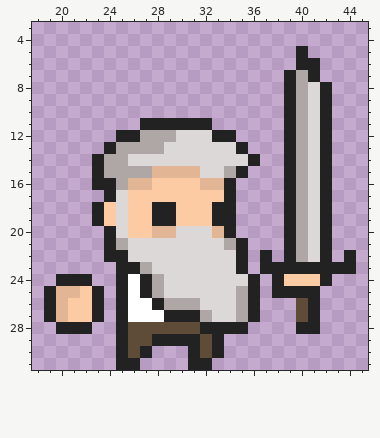
Pixel-art sprite, stored at assets/player/player_dash_anim_f1.png. The first picture shows the starting point.
The file is 64x32 pixels. Colours within 5 levels of each other are drawn and written as one. Shown: x 18..45, y 3..31.
The result:
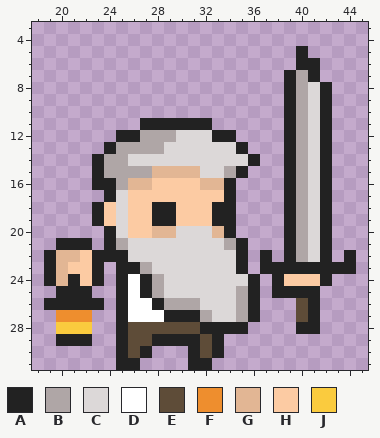
Palette (. is transparent): A #222222  B #afa6a6  C #dcd8d8  D #ffffff  E #5e4c38  F #ee8e2e  G #e2b694  H #fccba3  J #facb3e
The exact change:
The author put colour A in row 21 at x 20 to 22; in rows 22 to 24 at x 19 and 23; in row 29 at x 20 to 22.
Colour G becomes colour A in row 25 at x 20 to 21; in row 26 at x 20.
Colour H becomes colour A in row 25 at x 22; in row 26 at x 21 to 22.
Colour G becomes colour F in row 27 at x 20.
Colour H becomes colour F in row 27 at x 21 to 22.
The author put colour G in row 22 at x 20 to 21; in row 23 at x 20.
Colour A becomes colour G in row 24 at x 20.
The author put colour H in row 22 at x 22; in row 23 at x 21 to 22.
Colour A becomes colour H in row 24 at x 22.
Colour A becomes colour J in row 28 at x 20 to 22.
Colour A is gone in row 25 at x 19 and 23; in row 27 at x 19 and 23.
